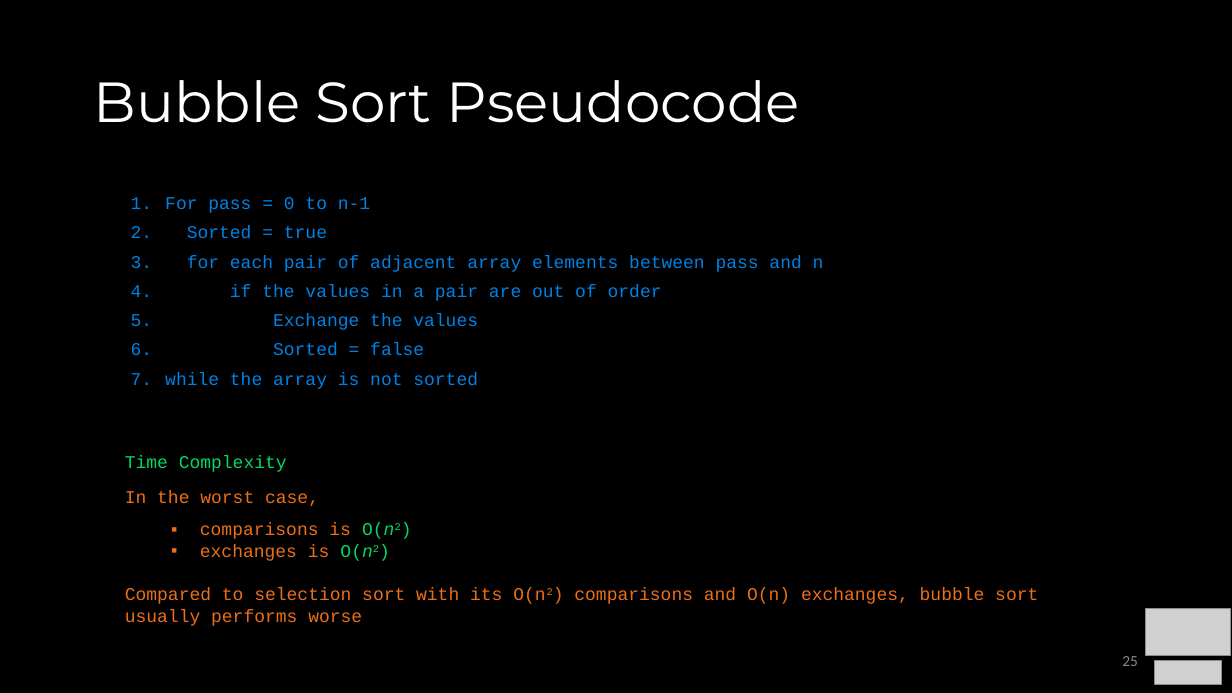
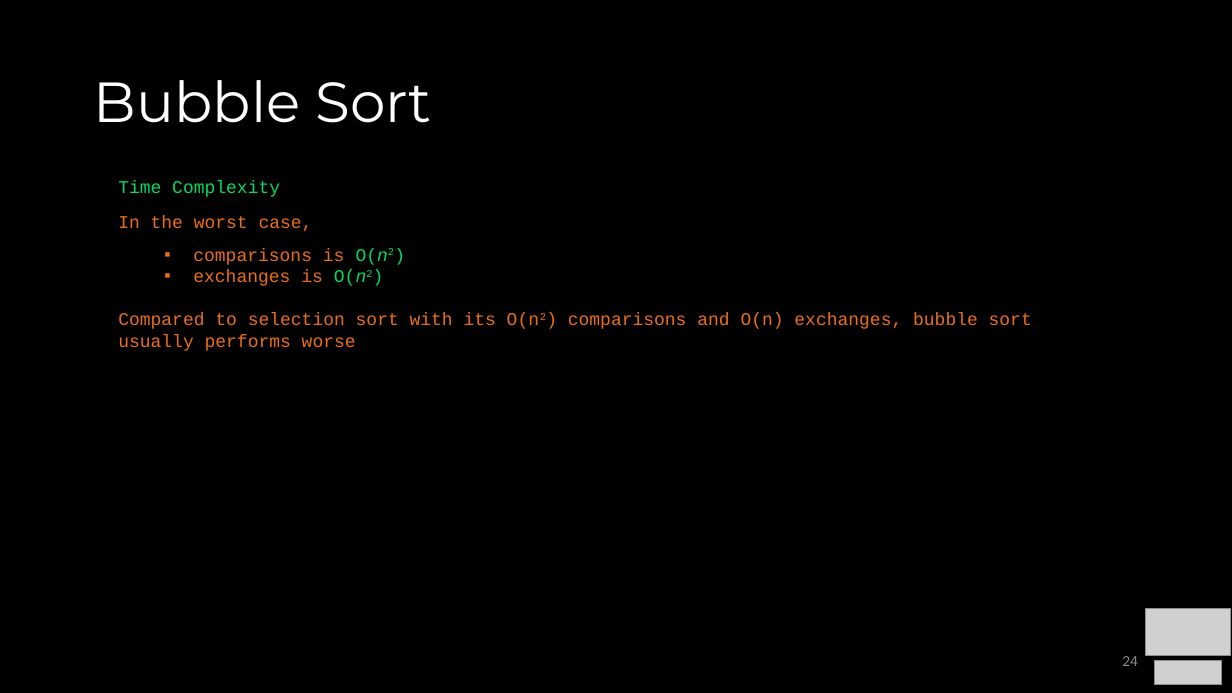
Before and after one commit to COP3530/Instructional-Content, a slide deck: slide 24 of Slides/Slides-PPT/6 - Sorting.pptx (slide 25 before the commit). Drawn at 1232x693 pixels with LibreOffice and Linux fonts; fonts in the diff are those of the drawing; grey boxes stand for pictures. Boxes give left, top, right and bottom in pixels: in the first picture for what was removed or moved away, otherwise in the second. Text is boxed around its words. In the diff, an @@ line names an element or a change of style, - is before the commit and + after.

```diff
--- a/Slides/Slides-PPT/6 - Sorting.pptx
+++ b/Slides/Slides-PPT/6 - Sorting.pptx
@@ title at [94,80,431,123]: text changed @@
-Bubble Sort Pseudocode
+Bubble Sort
@@ text "Time Complexity": place and size @@
-text "Time Complexity" at [125,455,1038,626]
+text "Time Complexity" at [118,180,1032,351]
@@ text removed at [165,197,824,389] @@
-1. For pass = 0 to n-1
-2. Sorted = true
-3. for each pair of adjacent array elements between pass and n
-4. if the values in a pair are out of order
-5. Exchange the values
-6. Sorted = false
-7. while the array is not sorted
@@ page number at [1122,656,1138,666]: text changed @@
-25
+24
```
Also in this commit, not shown: 8 other slides changed, 3 slides removed, 2 other files.
